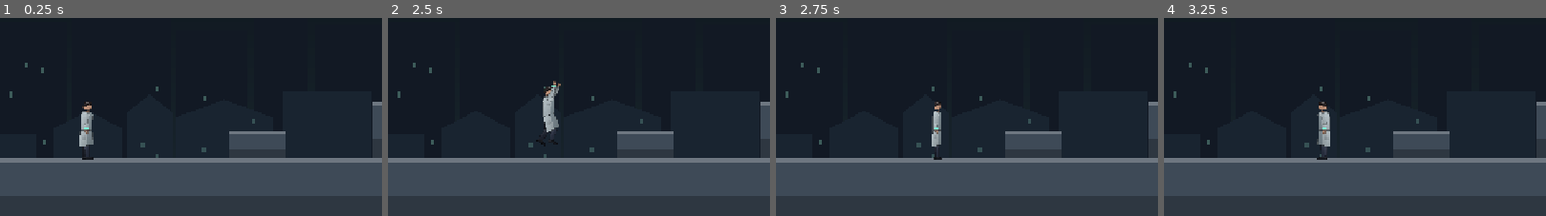
Above: before the commit, frames 1-4 (left to right).
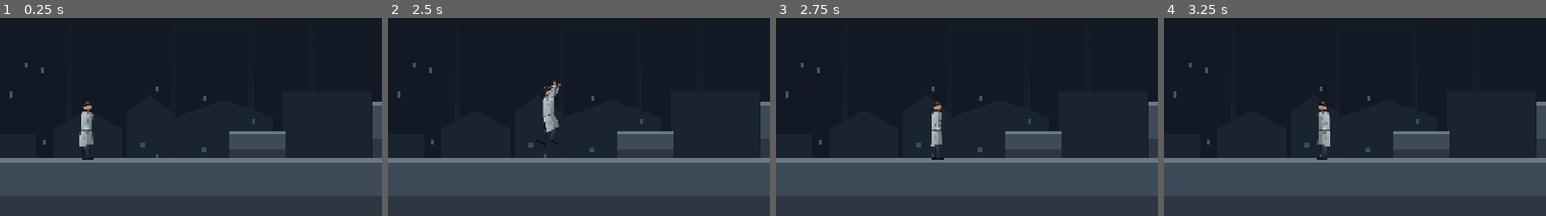
Above: after the commit, the same moments.

Repository: zephenix/paradoxe
Game: Godot game, scene res://scenes/levels/test_level.tscn
Two runs of this game, one before a commit and one after it. Both use one fixed random seed, a clock stepped at 60 frames per second and the inputs below. This scene is started directly instead of the project's main scene. Sound files missing from this copy of the repository are replaced by a short silence.
Inputs (mouse positions are % of the whole screen's width and height, from its top left):
- Up to frame 1 (0.25 s): no input
- Up to frame 2 (2.5 s): tap Enter at 0.5 s; move the mouse to (72, 41) at 0.52 s; hold Right (move_right) 0.53-1.25 s; tap Tab (bracelet) at 0.6 s; click (72, 41) at 0.67 s; tap Space (jump) at 0.77, 2 s; drag from (30, 51) to (45, 68) at 1.27 s; move the mouse to (60, 22) at 2.02 s; hold Left (move_left) from 2.03 s (still down); tap E (interact) at 2.1 s
- Up to frame 3 (2.75 s): keep holding Left (move_left)
- Up to frame 4 (3.25 s): release Left (move_left) at 2.75 s; drag from (45, 68) to (20, 30) at 2.77 s
The pictures show only the part of the screen within x 0-50%, y 50-100%; the shares and areas given below are measured in that part.

Frames 1-2 are identical in both runs. In frame 3, 0.2% of the frame differs, in the area x 40-44%, y 44-72%; in frame 4, nothing differs.

Commit message:
Retours sur l'essai graphique : lumière qui suit la lampe, ville au loin, demi-tour
- Personnages : le côté clair de chaque pièce suit la lampe la plus proche (ou la
  lune de la salle) ; face à la lampe, le visage et l'avant de la blouse
  s'éclairent. Test ajouté, contrôlé par mutation.
- Ville au loin : immeubles plus bas et rangée du fond dans la brume (plus de
  bandes noires verticales entre les immeubles).
- Demi-tour : pose de trois quarts à 55 % de largeur au lieu d'un trait.
- PLAN : pierres (son, geste, compteur dans le bracelet) notées pour J9.

Co-Authored-By: Claude Opus 5.5 <noreply@anthropic.com>
Claude-Session: https://claude.ai/code/session_013DURmfCw4yuER34Ptqj5id

Diff:
--- a/scenes/levels/prototype.tscn
+++ b/scenes/levels/prototype.tscn
@@ -73,8 +73,8 @@
 z_index = -10
 script = ExtResource("6_skyline")
 base_y = 760.0
-min_height = 200.0
-max_height = 480.0
+min_height = 120.0
+max_height = 300.0
 color = Color(0.06, 0.11, 0.11, 1)
 seed_value = 21
 detailed = true
--- a/scripts/fx/skyline.gd
+++ b/scripts/fx/skyline.gd
@@ -37,6 +37,8 @@
 func _draw() -> void:
 	var rng := RandomNumberGenerator.new()
 	rng.seed = seed_value
+	if detailed:
+		_draw_back_row(rng)
 	var x: float = -200.0
 	while x < width:
 		var w: float = rng.randf_range(60.0, 170.0)
@@ -65,6 +67,20 @@
 				PackedColorArray([clear, clear, haze_color, haze_color]))
 		draw_polygon(PackedVector2Array([Vector2(-200, base_y), Vector2(width, base_y), Vector2(width, base_y + 260), Vector2(-200, base_y + 260)]),
 				PackedColorArray([haze_color, haze_color, clear, clear]))
+
+
+## Rangée du fond (version détaillée) : des immeubles plus lointains, collés les
+## uns aux autres et noyés dans la brume. On les voit entre les immeubles de
+## devant : sans eux, ces espaces formaient des bandes noires verticales.
+func _draw_back_row(rng: RandomNumberGenerator) -> void:
+	var back: Color = color.lerp(Color(haze_color, 1.0), 0.35)
+	var x: float = -200.0
+	while x < width:
+		var w: float = rng.randf_range(50.0, 120.0)
+		var top: float = base_y - rng.randf_range(min_height * 0.6, max_height * 0.8)
+		draw_colored_polygon(PackedVector2Array([Vector2(x, base_y + DEPTH), Vector2(x, top), Vector2(x + w, top), Vector2(x + w, base_y + DEPTH)]),
+				back.darkened(rng.randf_range(0.0, 0.12)))
+		x += w
 
 
 ## Un immeuble détaillé : sommet parfois effondré, arête gauche éclairée par la
--- a/scripts/player/visual/elias_poses.gd
+++ b/scripts/player/visual/elias_poses.gd
@@ -99,7 +99,12 @@
 	"lying": {"rig_rot": -88, "rig_y": 17, "hips_y": 0, "torso": 4, "head": -10,
 		"arm_f": 30, "fore_f": 20, "arm_b": -20, "fore_b": 10, "thigh_f": 12, "shin_f": -15,
 		"thigh_b": -5, "shin_b": -5, "coat": 10},
-	"squeeze": {"rig_sx": 0.12},
+	# Demi-tour : le corps pivote. À mi-chemin, il est vu de trois quarts (encore
+	# 55 % de sa largeur, pas une « feuille de papier »), les bras écartés de
+	# part et d'autre du buste et les jambes un peu ouvertes : on lit un corps
+	# qui tourne, pas une image qu'on retourne.
+	"squeeze": {"rig_sx": 0.55, "torso": 0, "head": 0, "arm_f": 14, "fore_f": 10, "arm_b": -14, "fore_b": 10,
+		"thigh_f": 8, "shin_f": -4, "thigh_b": -8, "shin_b": -4, "coat": 0},
 	# Combat (J3). Bras avant à 90° : tendu à l'horizontale, pistolet au bout.
 	"aim": {"torso": 0, "head": -2, "hips_y": 1, "arm_f": 90, "fore_f": 0, "arm_b": 40, "fore_b": 70,
 		"thigh_f": 14, "shin_f": -6, "thigh_b": -12, "shin_b": -4, "coat": 2},
--- a/scripts/player/visual/elias_visual.gd
+++ b/scripts/player/visual/elias_visual.gd
@@ -32,6 +32,8 @@
 ## Le tissu est un peu plus sombre que le blanc (en moyenne 0,9) : la couleur
 ## est multipliée d'autant pour compenser.
 const FABRIC_GAIN: float = 1.1
+## Tous les combien de secondes on regarde d'où vient la lumière.
+const LIGHT_CHECK: float = 0.15
 ## Contour : la couleur de la pièce, assombrie.
 const OUTLINE_DARKEN: float = 0.55
 ## Animations où l'arme est en main (le pistolet n'est dessiné que pendant celles-ci).
@@ -57,6 +59,12 @@
 var _bracelet: Polygon2D
 var _rig: Node2D
 var _player: AnimationPlayer
+## Pièces en volume : {"poly", "back", "front"} (couleurs par sommet quand la
+## lumière vient de dos, ou de face).
+var _shaded: Array[Dictionary] = []
+## Vrai quand la lumière arrive de face (sur le visage, l'avant de la blouse).
+var front_lit: bool = false
+var _light_timer: float = 0.0
 ## Chemin (depuis ce nœud) de chaque articulation animée.
 var _joint_paths: Dictionary = {}
 
@@ -91,6 +99,57 @@
 func set_facing(direction: int) -> void:
 	if _flip:
 		_flip.scale.x = 1.0 if direction >= 0 else -1.0
+	_update_light_side()
+
+
+# --------------------------------------------------------------------------
+# D'où vient la lumière ?
+# --------------------------------------------------------------------------
+
+func _process(delta: float) -> void:
+	_light_timer -= delta
+	if _light_timer <= 0.0:
+		_light_timer = LIGHT_CHECK
+		_update_light_side()
+
+
+## Côté (dans le monde) d'où vient la lumière la plus forte : -1 = gauche,
+## +1 = droite, 0 = on ne sait pas (pas de lampe ni de lune : plan de l'intro…).
+## D'abord la lampe allumée la plus proche, à portée ; sinon la lumière
+## principale de la salle (la lune), si elle brille.
+func light_side() -> float:
+	if not is_inside_tree():
+		return 0.0
+	var best: float = 0.0
+	var side: float = 0.0
+	for node in get_tree().get_nodes_in_group(Lighting.GROUP):
+		var lamp: LightSource = node as LightSource
+		if lamp == null or not lamp.lit:
+			continue
+		var distance: float = lamp.global_position.distance_to(global_position)
+		var strength: float = lamp.energy * (1.0 - distance / lamp.radius)
+		if strength > best and absf(lamp.global_position.x - global_position.x) > 4.0:
+			best = strength
+			side = signf(lamp.global_position.x - global_position.x)
+	if side != 0.0:
+		return side
+	var key: DirectionalLight2D = get_tree().get_first_node_in_group(&"key_light") as DirectionalLight2D
+	if key and key.energy > 0.01 and absf(key.rotation_degrees) > 1.0:
+		return signf(key.rotation_degrees)  # rotation négative : la lumière vient de la droite
+	return 0.0
+
+
+## Repeint le volume des pièces pour que le côté clair soit celui de la lumière.
+func _update_light_side() -> void:
+	if _flip == null:
+		return
+	var side: float = light_side()
+	var lit: bool = side != 0.0 and side * _flip.scale.x > 0.0
+	if lit == front_lit:
+		return
+	front_lit = lit
+	for piece in _shaded:
+		(piece["poly"] as Polygon2D).vertex_colors = piece["front"] if front_lit else piece["back"]
 
 
 ## Le bracelet du poignet gauche brille selon l'énergie (interface « dans le
@@ -259,16 +318,24 @@
 		bounds = bounds.expand(point)
 	if bounds.size.x * bounds.size.y < 16.0:
 		return
-	# Avec des couleurs par sommet, Polygon2D ignore « color » : la compensation
-	# du tissu se fait ici.
-	var base: Color = Color(color.r * FABRIC_GAIN, color.g * FABRIC_GAIN, color.b * FABRIC_GAIN, color.a) if cloth else color
-	var shades := PackedColorArray()
+	# Deux jeux de couleurs par sommet : lumière de dos (le dessin d'origine) et
+	# lumière de face. De face, les pans d'ombre de la blouse s'éclairent et ses
+	# pans clairs passent à l'ombre. (Avec des couleurs par sommet, Polygon2D
+	# ignore « color » : la compensation du tissu se fait ici.)
+	var front_color: Color = color
+	if cloth and color == coat_shade:
+		front_color = coat_color.lightened(0.08)
+	elif cloth and color == coat_color and not outlined:
+		front_color = coat_shade
+	var back := PackedColorArray()
+	var front := PackedColorArray()
 	for point in points:
-		var front: float = (point.x - bounds.position.x) / maxf(bounds.size.x, 1.0)  # 0 arrière, 1 avant
+		var ahead: float = (point.x - bounds.position.x) / maxf(bounds.size.x, 1.0)  # 0 arrière, 1 avant
 		var low: float = (point.y - bounds.position.y) / maxf(bounds.size.y, 1.0)  # 0 haut, 1 bas
-		var shade: Color = base.darkened(SHADE_DARK * front + 0.1 * low)
-		shades.append(shade.lightened(SHADE_LIGHT * (1.0 - front) * (1.0 - low)))
-	p.vertex_colors = shades
+		back.append(_shade(color, cloth, ahead, low))
+		front.append(_shade(front_color, cloth, 1.0 - ahead, low))
+	p.vertex_colors = front if front_lit else back
+	_shaded.append({"poly": p, "back": back, "front": front})
 	if cloth:
 		p.texture = FABRIC.canvas_texture()
 		p.texture_repeat = CanvasItem.TEXTURE_REPEAT_ENABLED
@@ -284,6 +351,13 @@
 	p.add_child(outline)
 
 
+## Couleur d'un sommet : « away » = 0 du côté de la lumière, 1 du côté opposé ;
+## « low » = 0 en haut, 1 en bas.
+func _shade(color: Color, cloth: bool, away: float, low: float) -> Color:
+	var base: Color = Color(color.r * FABRIC_GAIN, color.g * FABRIC_GAIN, color.b * FABRIC_GAIN, color.a) if cloth else color
+	return base.darkened(SHADE_DARK * away + 0.1 * low).lightened(SHADE_LIGHT * (1.0 - away) * (1.0 - low))
+
+
 func _register(joint: String, node: Node) -> void:
 	if joint != "":
 		_joint_paths[joint] = get_path_to(node)
--- a/scripts/world/level.gd
+++ b/scripts/world/level.gd
@@ -208,6 +208,7 @@
 	key_light = DirectionalLight2D.new()
 	key_light.name = "KeyLight"
 	key_light.energy = 0.0
+	key_light.add_to_group(&"key_light")  # les personnages y lisent d'où vient la lumière
 	add_child(key_light)
 	var layer := CanvasLayer.new()
 	layer.name = "ScreenGradeLayer"
--- a/tests/unit/test_art_look.gd
+++ b/tests/unit/test_art_look.gd
@@ -148,3 +148,21 @@
 		assert_true(cloth >= 9, "%s : vêtements en tissu (%d pièces)" % [script.resource_path.get_file(), cloth])
 		assert_true(shaded >= 12, "%s : pièces en volume (%d)" % [script.resource_path.get_file(), shaded])
 		assert_true(outlines >= 10, "%s : contours (%d)" % [script.resource_path.get_file(), outlines])
+
+
+## Retour de jeu : « la lumière est toujours dans le dos du personnage ». Le
+## côté clair des pièces suit maintenant la lampe la plus proche.
+func test_character_shading_follows_the_lamp() -> void:
+	var lamp := LightSource.new()
+	lamp.position = Vector2(200, -60)
+	lamp.radius = 400.0
+	add_node(lamp)
+	var visual: EliasVisual = EliasVisual.new()
+	add_node(visual)
+	visual.set_facing(1)  # la lampe est devant lui
+	assert_true(visual.front_lit, "face à la lampe : éclairé de face")
+	visual.set_facing(-1)
+	assert_false(visual.front_lit, "dos à la lampe : éclairé de dos")
+	lamp.shatter()
+	visual.set_facing(1)
+	assert_false(visual.front_lit, "lampe brisée, pas de lune : le dessin d'origine")
Not shown, changed: docs/JOURNAL.md
Not shown, changed: docs/PLAN.md
